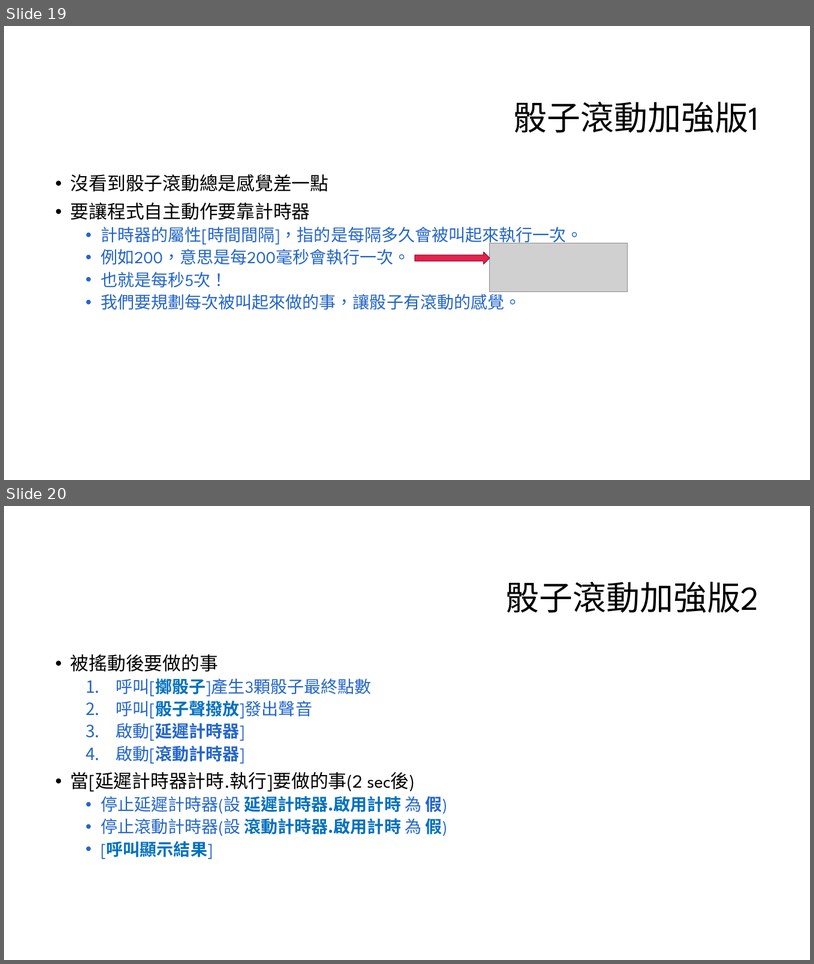
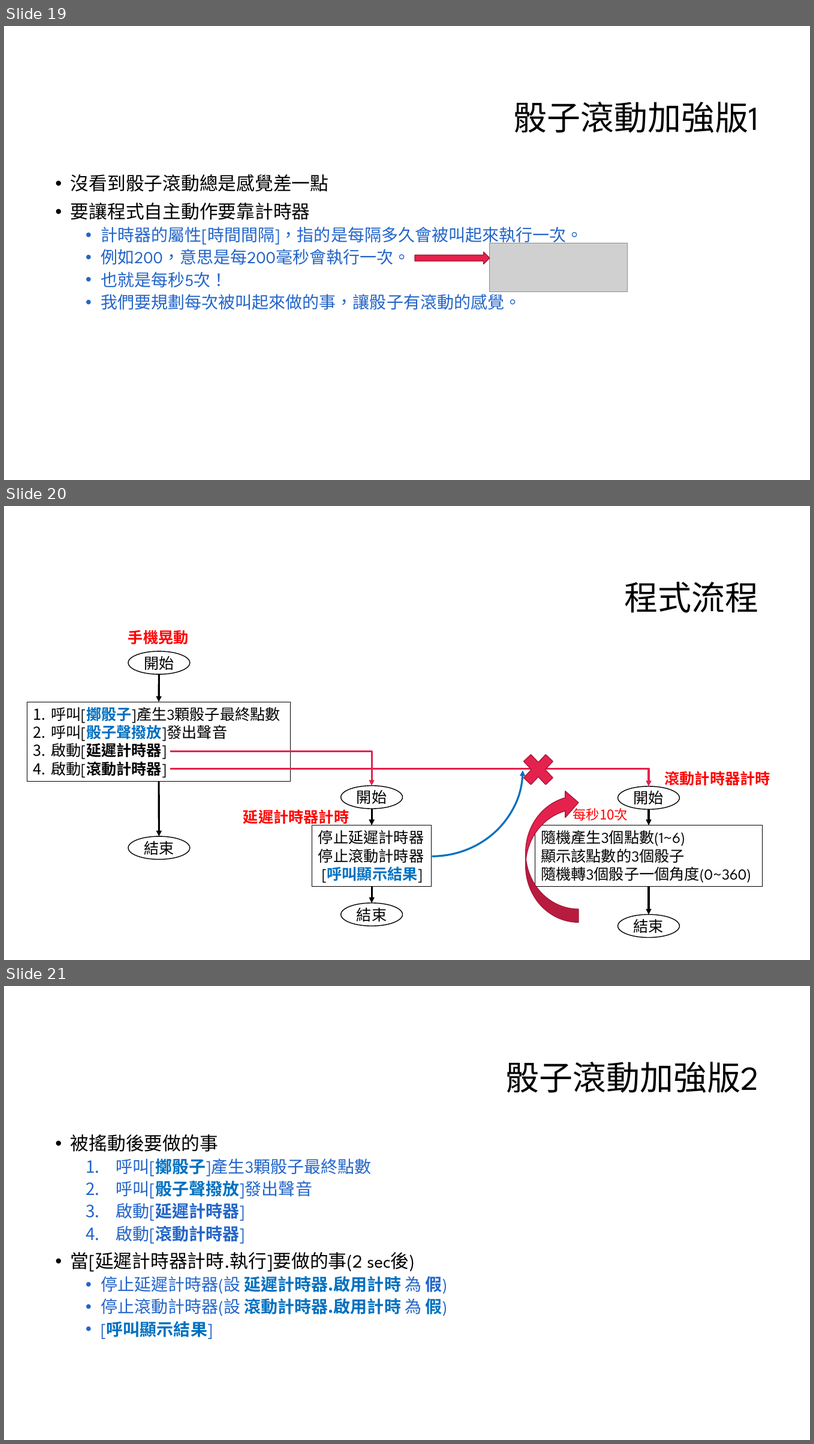
Before and after one commit to liulawsi/My_PPTs, a slide deck: CHING JIAN/AppInventor/04_擲骰子聖手.pptx. Shown one above the other, each under a label of ours: slides 19 and 20 before the commit, slides 19, 20 and 21 after it. The pictures are 814x964 and 814x1444 pixels, drawn with LibreOffice and Linux fonts; fonts in the diff are those of the drawing; grey boxes stand for pictures; background and template pictures are left out. Boxes give left, top, right and bottom in pixels: in the first picture for what was removed or moved away, otherwise in the second. Text is boxed around its words. In the diff, an @@ line names an element or a change of style, - is before the commit and + after.

```diff
--- a/CHING JIAN/AppInventor/04_擲骰子聖手.pptx
+++ b/CHING JIAN/AppInventor/04_擲骰子聖手.pptx
@@ slide 20 added at (x1=4, y1=506, x2=810, y2=960), background #FFFFFF @@
@@ title added at (x1=624, y1=582, x2=759, y2=613), 40 pt, text #000000 @@
+程式流程
@@ text added at (x1=128, y1=630, x2=189, y2=645), 18 pt, text #FF0000, bold @@
+手機晃動
@@ ellipse added at (x1=128, y1=651, x2=190, y2=674), fill #FFFFFF, outline #000000 1 pt, 18 pt, text #000000 @@
+開始
@@ arrow added from (159, 674) to (159, 702), #000000 2.25 pt @@
@@ arc (boxed as its full ellipse) added at (x1=341, y1=684, x2=523, y2=856), outline #0070C0 2.25 pt @@
@@ rectangle added at (x1=27, y1=702, x2=291, y2=781), fill #FFFFFF, outline #000000 0.75 pt, 18 pt, text #000000 @@
+1. 呼叫[擲骰子]產生3顆骰子最終點數
+2. 呼叫[骰子聲撥放]發出聲音
+3. 啟動[延遲計時器]
+4. 啟動[滾動計時器]
@@ elbow arrow added from (170, 751) to (372, 786), #E5224E 2.25 pt @@
@@ cross added at (x1=518, y1=747, x2=560, y2=792), fill #E5224E, outline #A9193A 1 pt @@
@@ elbow arrow added from (170, 769) to (649, 786), #E5224E 2.25 pt @@
@@ text added at (x1=665, y1=771, x2=770, y2=787), 18 pt, text #FF0000, bold @@
+滾動計時器計時
@@ arrow added from (159, 781) to (159, 837), #000000 2.25 pt @@
@@ ellipse added at (x1=341, y1=786, x2=402, y2=808), fill #FFFFFF, outline #000000 1 pt, 18 pt, text #000000 @@
+開始
@@ curved left arrow added at (x1=526, y1=789, x2=579, y2=922), fill #E5224E, outline #A9193A 1 pt @@
@@ ellipse added at (x1=618, y1=786, x2=680, y2=809), fill #FFFFFF, outline #000000 1 pt, 18 pt, text #000000 @@
+開始
@@ text added at (x1=243, y1=809, x2=349, y2=826), 18 pt, text #FF0000, bold @@
+延遲計時器計時
@@ arrow added from (372, 808) to (372, 825), #000000 2.25 pt @@
@@ text added at (x1=573, y1=805, x2=628, y2=820), 16 pt, text #FF0000 @@
+每秒10次
@@ arrow added from (649, 809) to (649, 825), #000000 2.25 pt @@
@@ rectangle added at (x1=312, y1=825, x2=432, y2=886), fill #FFFFFF, outline #000000 0.75 pt, 18 pt, text #000000 @@
+  停止延遲計時器
+  停止滾動計時器
+  [呼叫顯示結果]
@@ rectangle added at (x1=535, y1=825, x2=763, y2=886), fill #FFFFFF, outline #000000 0.75 pt, 18 pt, text #000000 @@
+  隨機產生3個點數(1~6)
+  顯示該點數的3個骰子
+  隨機轉3個骰子一個角度(0~360)
@@ ellipse added at (x1=128, y1=837, x2=190, y2=859), fill #FFFFFF, outline #000000 1 pt, 18 pt, text #000000 @@
+結束
@@ arrow added from (372, 886) to (372, 903), #000000 2.25 pt @@
@@ arrow added from (649, 886) to (649, 915), #000000 2.25 pt @@
@@ ellipse added at (x1=341, y1=903, x2=402, y2=926), fill #FFFFFF, outline #000000 1 pt, 18 pt, text #000000 @@
+結束
@@ ellipse added at (x1=618, y1=915, x2=680, y2=937), fill #FFFFFF, outline #000000 1 pt, 18 pt, text #000000 @@
+結束
@@ what was slide 20 is now slide 21 @@
```
Also in this commit, not shown: 2 slides changed, 1 other slide added, 1 other file.
